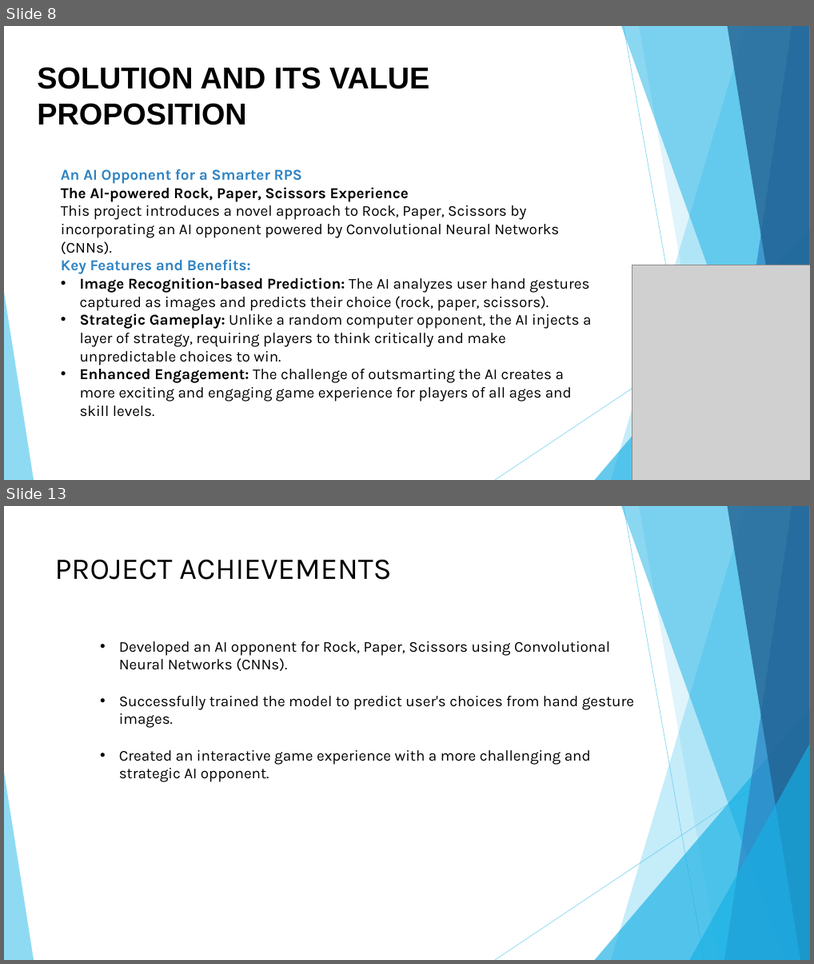
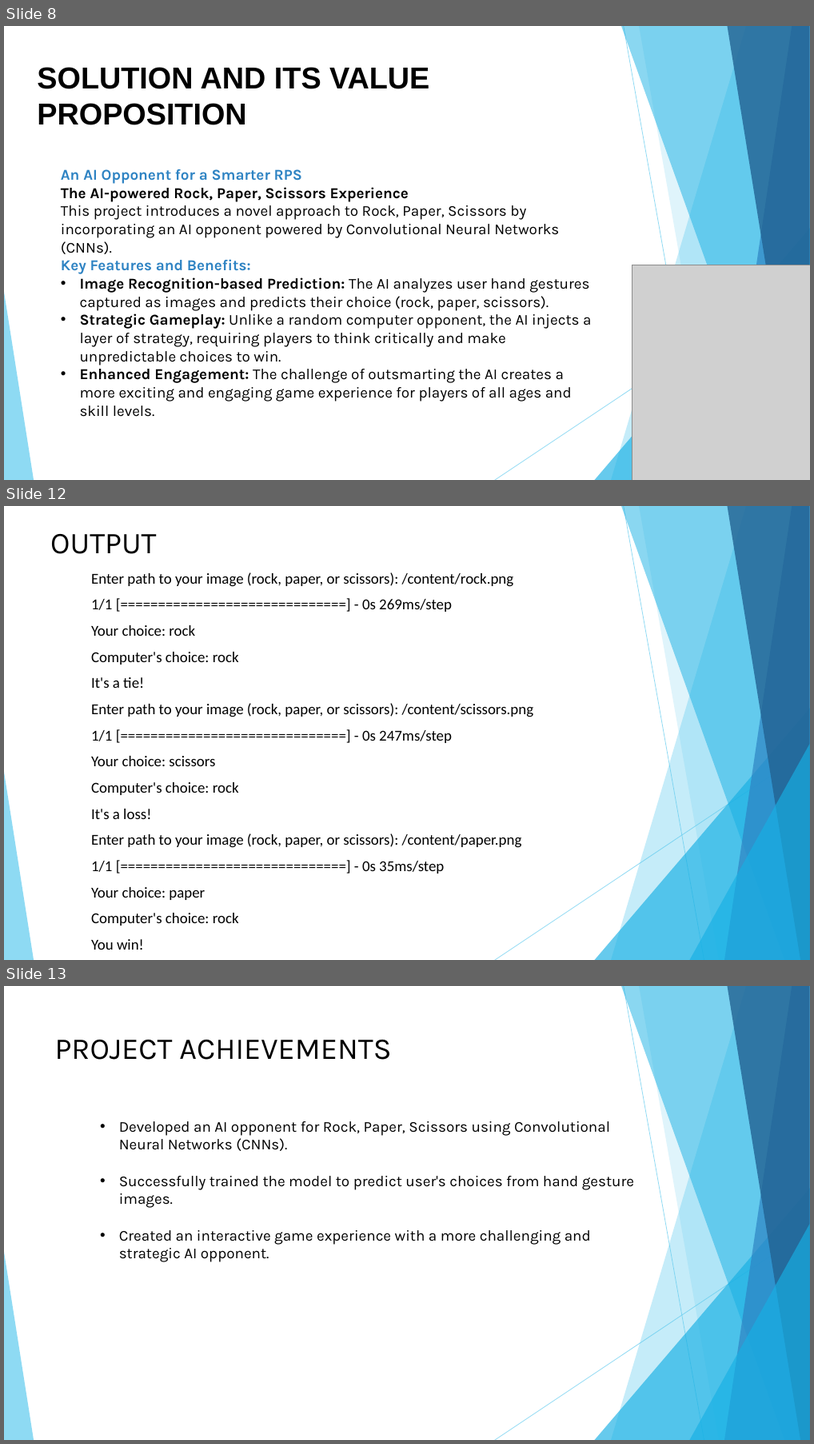
Before and after one commit to Priyadharshini-Y/Rockpaperscissor, a slide deck: rockpaperscissors.pptx. Shown one above the other, each under a label of ours: slides 8 and 13 before the commit, slides 8, 12 and 13 after it; the slides between them are not shown. The pictures are 814x964 and 814x1444 pixels, drawn with LibreOffice and Linux fonts; fonts in the diff are those of the drawing; grey boxes stand for pictures. Boxes give left, top, right and bottom in pixels: in the first picture for what was removed or moved away, otherwise in the second. Text is boxed around its words. In the diff, an @@ line names an element or a change of style, - is before the commit and + after.

```diff
--- a/rockpaperscissors.pptx
+++ b/rockpaperscissors.pptx
@@ slide 12 added at box(4, 506, 810, 960), background #FFFFFF; not listed: 10 template elements that a slide beside it also shows @@
@@ title added at box(50, 534, 156, 554), 36 pt, text #000000 @@
+OUTPUT
@@ text added at box(91, 572, 534, 949), 18 pt, text #000000 @@
+Enter path to your image (rock, paper, or scissors): /content/rock.png
+1/1 [==============================] - 0s 269ms/step
+Your choice: rock
+Computer's choice: rock
+It's a tie!
+Enter path to your image (rock, paper, or scissors): /content/scissors.png
+1/1 [==============================] - 0s 247ms/step
+Your choice: scissors
+Computer's choice: rock
+It's a loss!
+Enter path to your image (rock, paper, or scissors): /content/paper.png
+1/1 [==============================] - 0s 35ms/step
+Your choice: paper
+Computer's choice: rock
+You win!
```
Also in this commit, not shown: 4 slides changed, 1 slide removed.
